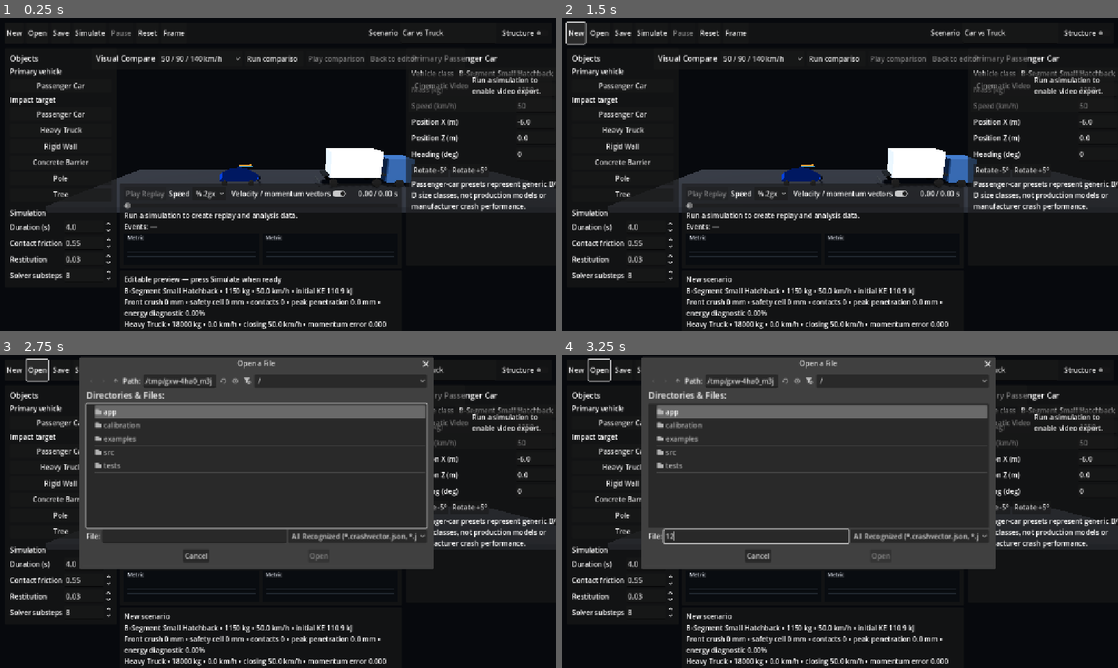
Above: before the commit, frames 1-4 (two rows, left to right).
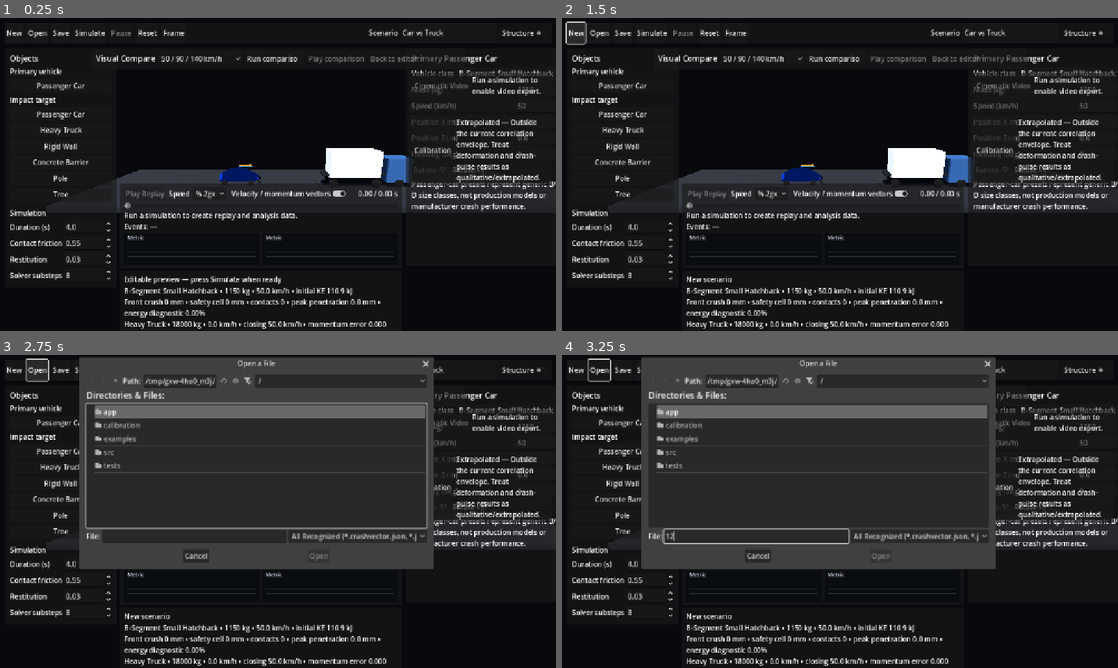
Above: after the commit, the same moments.

Repository: ArrowSK/crashvector
Game: Godot game, scene res://app/main.tscn
The game is run twice, just before and just after one commit, with the same random seed, the same clock (stepped at 60 frames per second) and the same inputs.
Inputs (mouse positions are in pixels of both pictures, inside the frame that each line leads up to):
- Up to frame 1 (0.25 s): no input
- Up to frame 2 (1.5 s): click "New" at 0.5 s; click "New" at 1.25 s
- Up to frame 3 (2.75 s): click "Open" at 2 s
- Up to frame 4 (3.25 s): click (756, 536) at 2.77 s; type "12" at 2.85 s

The runs differ from the first frame. In frame 1, 1.7% of the frame differs, in the area x 73-100%, y 32-54%; in frame 2, 1.7%; in frame 3, 1.4%; in frame 4, 1.4%.

Commit message:
M8: make calibration UI the main editor

Diff:
--- a/app/main.tscn
+++ b/app/main.tscn
@@ -1,6 +1,6 @@
 [gd_scene load_steps=2 format=3]
 
-[ext_resource type="Script" path="res://src/demo/crash_demo_m7.gd" id="1_demo"]
+[ext_resource type="Script" path="res://src/demo/crash_demo_m8.gd" id="1_demo"]
 
 [node name="CrashVectorEditor" type="Node3D"]
 script = ExtResource("1_demo")
